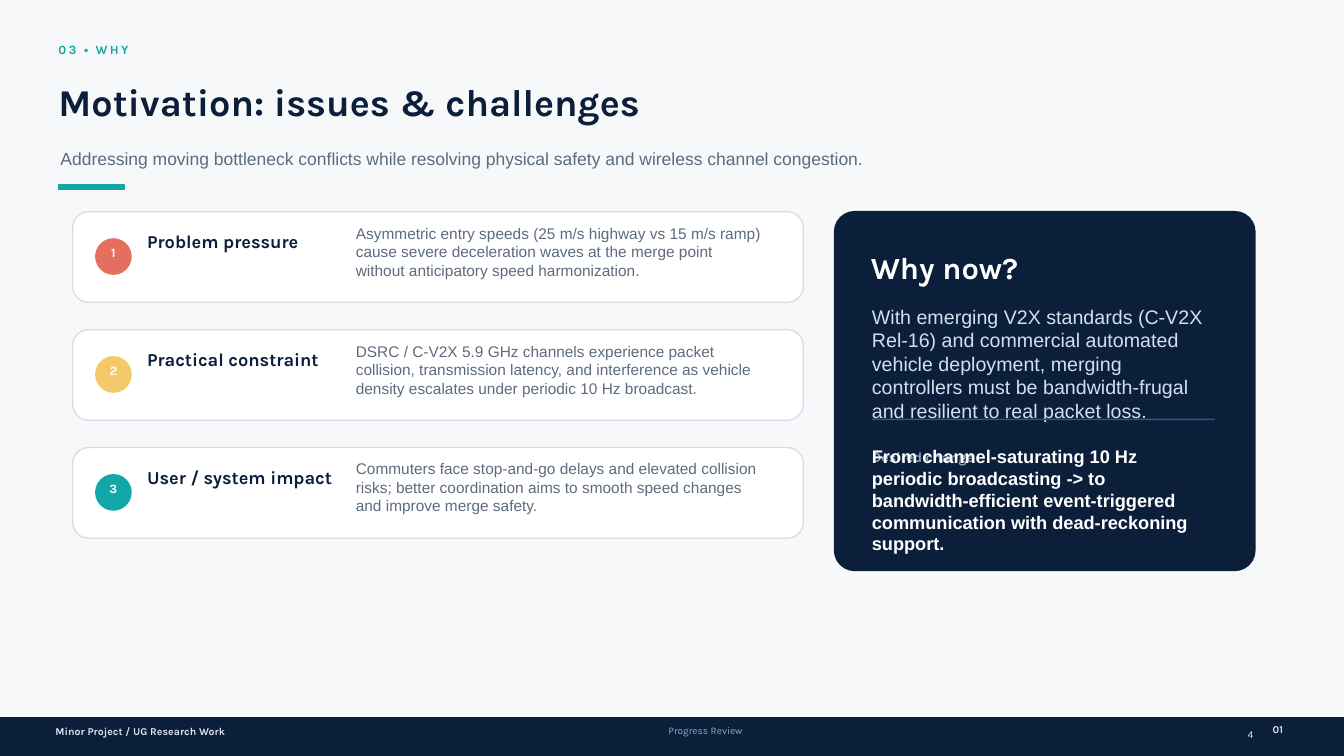
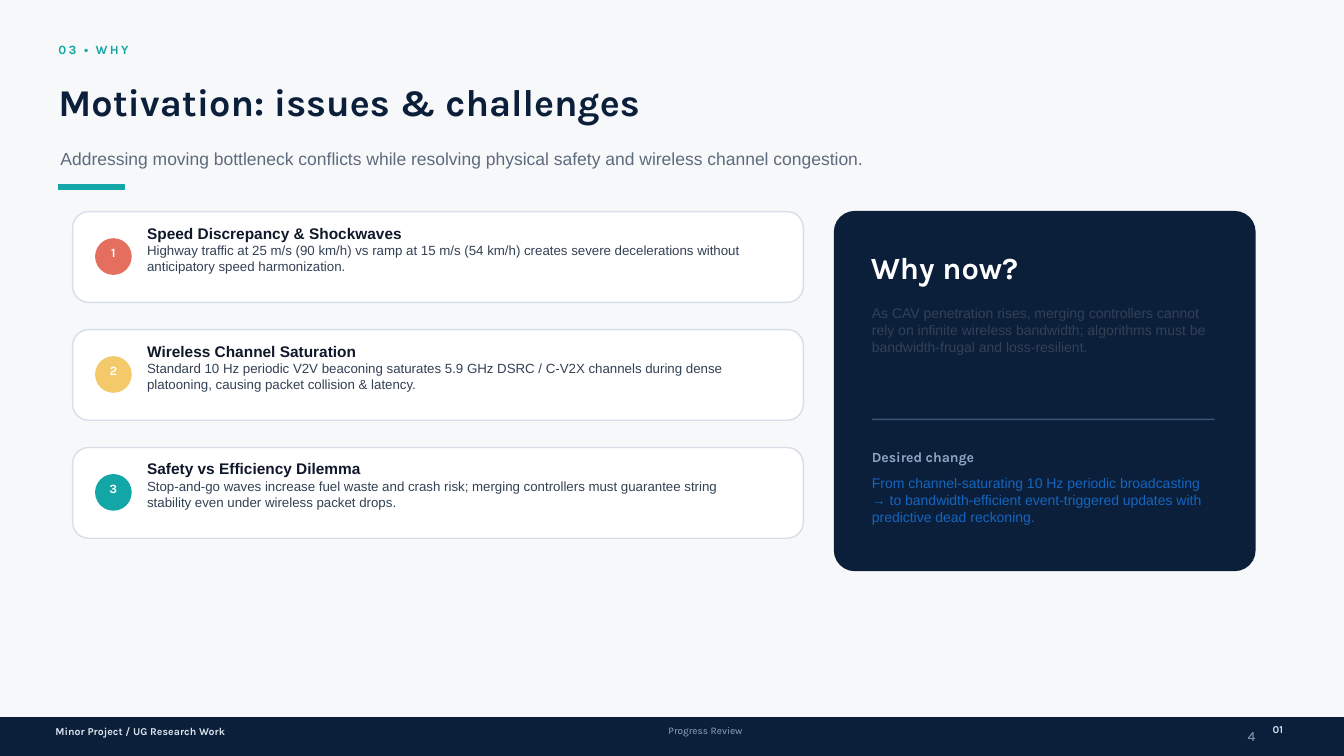
Before and after one commit to swagata025/Rule-based-merging-scenario, a slide deck: slide 4 of Progress_Presentation.pptx. Drawn at 1344x756 pixels with LibreOffice and Linux fonts; fonts in the diff are those of the drawing. Boxes give left, top, right and bottom in pixels: in the first picture for what was removed or moved away, otherwise in the second. Text is boxed around its words. In the diff, an @@ line names an element or a change of style, - is before the commit and + after.

```diff
--- a/Progress_Presentation.pptx
+++ b/Progress_Presentation.pptx
@@ text at bbox=[147, 228, 739, 274]: text changed; size 11 to 9.5 pt; text colour #5D6B7E to #334155 @@
-Asymmetric entry speeds (25 m/s highway vs 15 m/s ramp) cause severe deceleration waves at the merge point without anticipatory speed harmonization.
+Speed Discrepancy & Shockwaves
+Highway traffic at 25 m/s (90 km/h) vs ramp at 15 m/s (54 km/h) creates severe decelerations without anticipatory speed harmonization.
@@ text removed at bbox=[147, 235, 298, 253] @@
-Problem pressure
@@ text removed at bbox=[872, 309, 1202, 422] @@
-With emerging V2X standards (C-V2X Rel-16) and commercial automated vehicle deployment, merging controllers must be bandwidth-frugal and resilient to real packet loss.
@@ text at bbox=[147, 346, 722, 392]: text changed; size 11 to 9.5 pt; text colour #5D6B7E to #334155 @@
-DSRC / C-V2X 5.9 GHz channels experience packet collision, transmission latency, and interference as vehicle density escalates under periodic 10 Hz broadcast.
+Wireless Channel Saturation
+Standard 10 Hz periodic V2V beaconing saturates 5.9 GHz DSRC / C-V2X channels during dense platooning, causing packet collision & latency.
@@ text removed at bbox=[147, 353, 318, 367] @@
-Practical constraint
@@ text at bbox=[147, 463, 716, 510]: text changed; size 11 to 9.5 pt; text colour #5D6B7E to #334155 @@
-Commuters face stop-and-go delays and elevated collision risks; better coordination aims to smooth speed changes and improve merge safety.
+Safety vs Efficiency Dilemma
+Stop-and-go waves increase fuel waste and crash risk; merging controllers must guarantee string stability even under wireless packet drops.
@@ text removed at bbox=[147, 471, 332, 489] @@
-User / system impact
@@ text at bbox=[872, 478, 1201, 525]: text changed; size 13 to 10 pt; text colour #FFFFFF to #1565C0; bold off @@
-From channel-saturating 10 Hz periodic broadcasting -> to bandwidth-efficient event-triggered communication with dead-reckoning support.
+From channel-saturating 10 Hz periodic broadcasting → to bandwidth-efficient event-triggered updates with predictive dead reckoning.
@@ text "4" at bbox=[1248, 732, 1256, 741]: size 7.5 to 10 pt, text colour #DCE4EF to #94A3B8 @@
```
Also in this commit, not shown: 13 other slides changed, 1 slide added, 4 other files.
